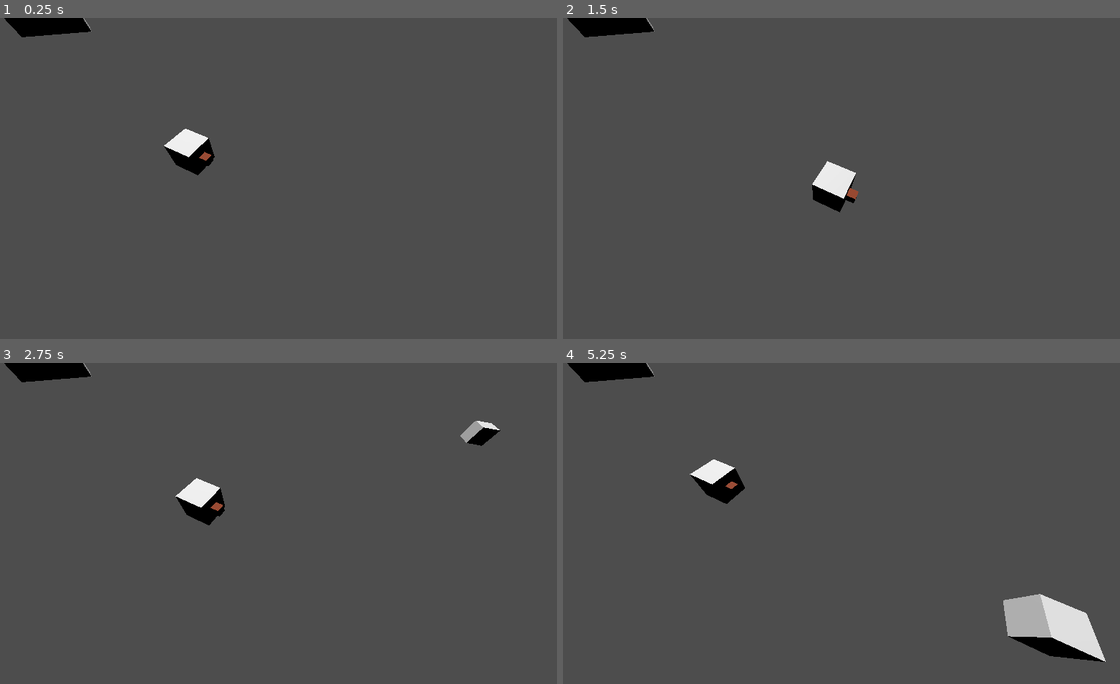
Above: before the commit, frames 1-4 (two rows, left to right).
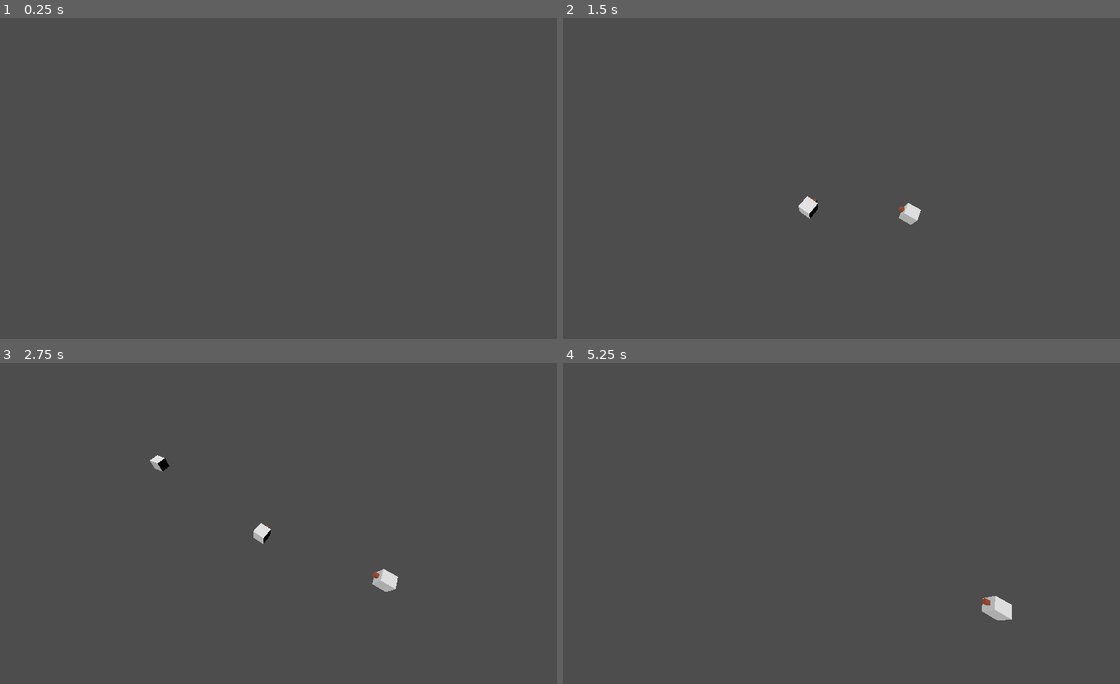
Above: after the commit, the same moments.

Repository: mulboor/kruispuntsimulatie
Game: Godot game, scene res://scenes/spaces/main.tscn
The game is run twice, just before and just after one commit, with the same random seed, the same clock (stepped at 60 frames per second) and the same inputs.
Inputs:
- Up to frame 1 (0.25 s): no input
- Up to frame 2 (1.5 s): no input
- Up to frame 3 (2.75 s): no input
- Up to frame 4 (5.25 s): no input

The runs differ from the first frame. In frame 1, 1.5% of the frame differs, in the area x 0-39%, y 0-49%; in frame 2, 1.9%; in frame 3, 2.4%; in frame 4, 4.3%, in the area x 0-98%, y 0-94%.

Commit message:
Update main.tscn

Diff:
--- a/scenes/spaces/main.tscn
+++ b/scenes/spaces/main.tscn
@@ -52,7 +52,7 @@
 [node name="Spawners" type="Node" parent="."]
 
 [node name="Spawner A" type="Node3D" parent="Spawners" node_paths=PackedStringArray("general_user_stats", "path")]
-transform = Transform3D(1, 0, 0, 0, 1, 0, 0, 0, 1, -5.56022, 0, 0)
+transform = Transform3D(1, 0, 0, 0, 1, 0, 0, 0, 1, -17.6503, 0, 0)
 script = ExtResource("2_xc2x4")
 time_between_spawns = 1.0
 general_user_stats = NodePath("../../GlobalRoadUserStats")
@@ -85,11 +85,11 @@
 visibility_deviation = 0.5
 reaction_time = 0.5
 reaction_time_deviation = 1.2
-stopping_distance = 11.005
+stopping_distance = 5.769
 stopping_distance_deviation = 5.0
 
 [node name="Camera3D" type="Camera3D" parent="."]
-transform = Transform3D(0.903025, -0.390266, 0.179549, 0.07578, 0.556119, 0.827641, -0.422851, -0.733774, 0.531763, 0.085, 5, 2.566)
+transform = Transform3D(0.559932, 0.663069, -0.496806, 0.07578, 0.556119, 0.827641, 0.825066, -0.501071, 0.261142, 2.35431, 11.8159, 3.64234)
 fov = 90.0
 
 [node name="DirectionalLight3D" type="DirectionalLight3D" parent="."]
